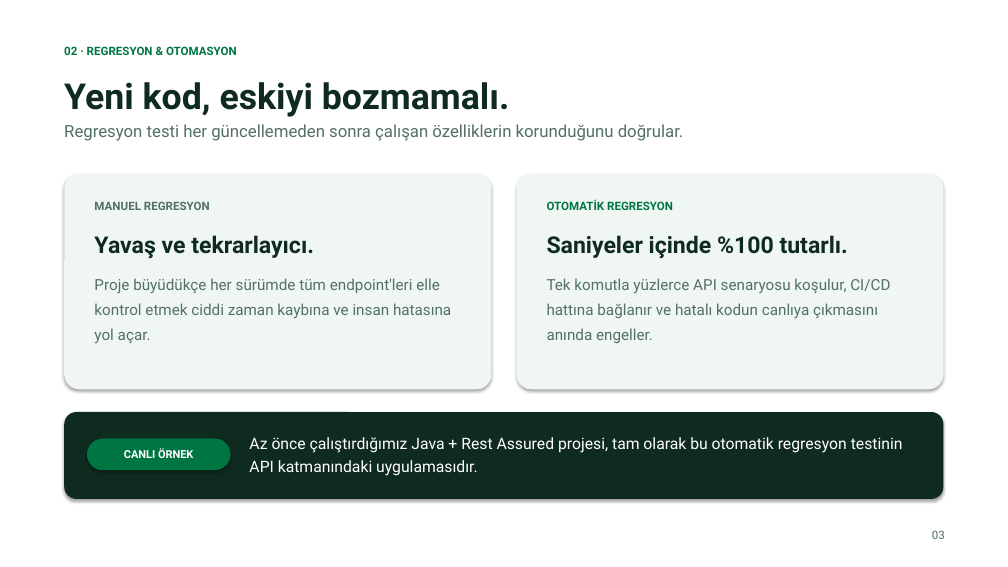
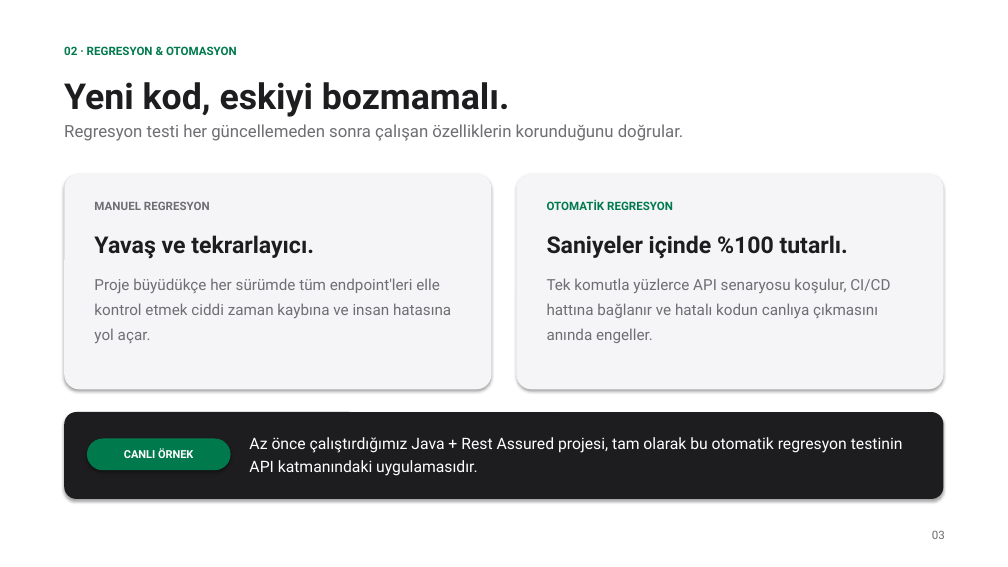
Before and after one commit to mustafagmn/24118007_MustafaGuman_YazilimGelistirme_rest-assured-api-regression-test, a slide deck: slide 3 of sunum/Yapay_Zeka_Destekli_Yazilim_Test_Muhendisligi_Mustafa_Guman.pptx. Drawn at 1008x567 pixels with LibreOffice and Linux fonts; fonts in the diff are those of the drawing. Boxes give left, top, right and bottom in pixels: in the first picture for what was removed or moved away, otherwise in the second. Text is boxed around its words. In the diff, an @@ line names an element or a change of style, - is before the commit and + after.

Commit message:
Refine presentation colors: neutral Apple dark/light surfaces with subtle green accent

```diff
--- a/sunum/Yapay_Zeka_Destekli_Yazilim_Test_Muhendisligi_Mustafa_Guman.pptx
+++ b/sunum/Yapay_Zeka_Destekli_Yazilim_Test_Muhendisligi_Mustafa_Guman.pptx
@@ text "Yeni kod, eskiyi bozmamalı." at (64,82,510,117): text colour #0F2A1F to #1D1D1F @@
@@ rounded rectangle at (64,174,492,389): fill #F0F7F3 to #F5F5F7 @@
@@ rounded rectangle at (516,174,944,389): fill #F0F7F3 to #F5F5F7 @@
@@ text colour #527063 to #6E6E73 in 5 elements at (64,124,684,141), (932,530,945,539), (94,202,210,210), (94,278,451,343), (547,278,890,343) @@
```
Also in this commit, not shown: 10 other slides changed.
